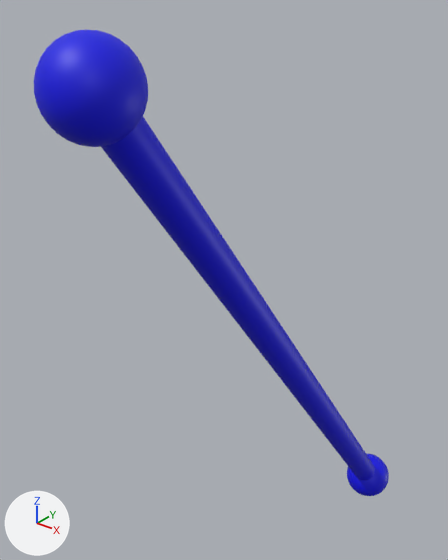
Renders of the glTF model models/prof_level/model.glb from each side of a commit.
Both versions are drawn from a 50 mm lens placed at (-1.1, -3.25, 3.18), pointed at (-2.26, -1.79, 2.27). The axes (+X, +Y, +Z) are drawn at lower left. The lights are the same throughout. Where no turn or scale is listed for an object, it has been applied to the vertices.

Objects in the first picture: 'A', 'B', 'mesh'.
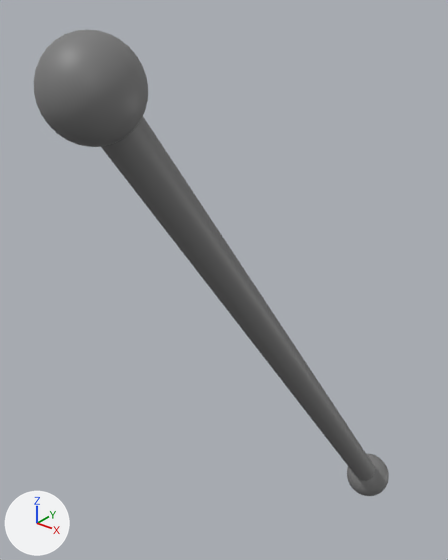
Edits to the scene script, one JSON object a line:
```json
{"op": "set", "path": "mat_ab.base_color", "old": "(0.0, 0.0, 0.8)", "new": "(0.2, 0.2, 0.2)", "note": "blue #0000e7 -> grey #7c7c7c"}
{"op": "set", "path": "mat_ab_001.base_color", "old": "(0.0, 0.0, 0.8)", "new": "(0.2, 0.2, 0.2)", "note": "blue #0000e7 -> grey #7c7c7c"}
```

Location of each change, (x1, y1, x2, y2) in pixels of the pictures (448 x 560 px):
```json
{"object": "mesh", "change": "recoloured", "before": [101, 116, 375, 480], "after": [101, 116, 375, 480], "on screen": "blue to grey"}
{"object": "B", "change": "recoloured", "before": [34, 30, 148, 147], "after": [34, 30, 148, 147], "on screen": "blue to grey"}
{"object": "A", "change": "recoloured", "before": [347, 453, 389, 496], "after": [347, 453, 389, 496], "on screen": "blue to grey"}
```
